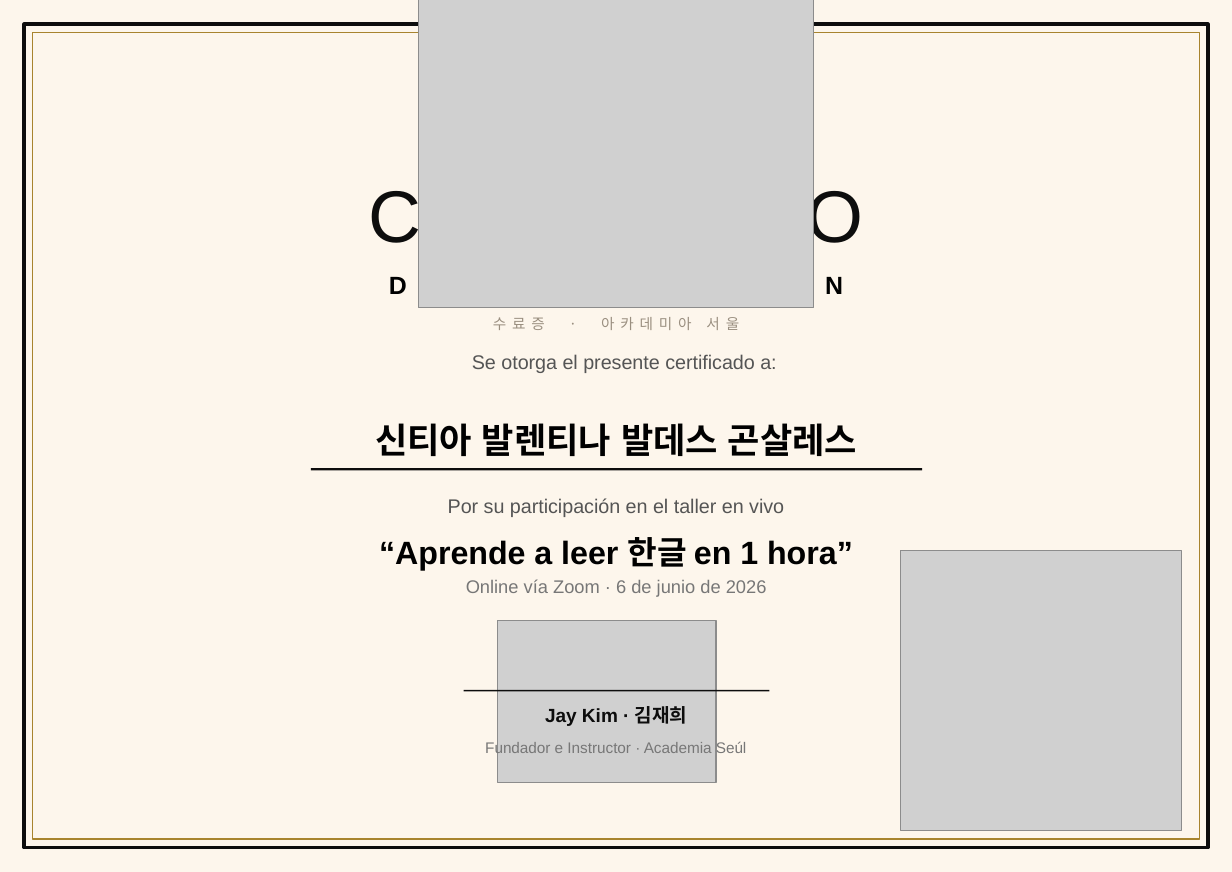
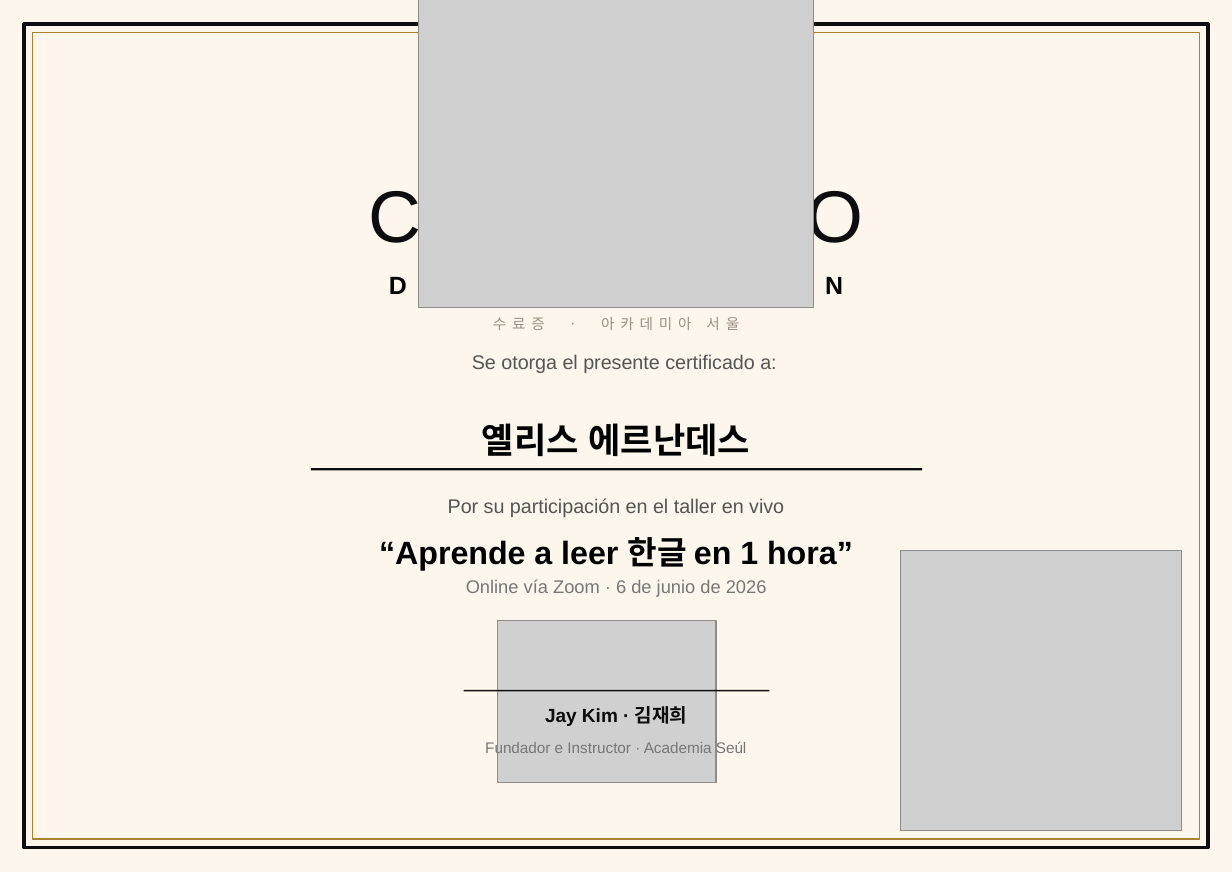
Before and after one commit to academiaseul/ACADEMIASEULWEB, a slide deck: slide 1 of Taller_6Junio/Certificados/Certificado_Taller_Hangul_PROFESIONAL [Autosaved].pptx. Drawn at 1232x872 pixels with LibreOffice and Linux fonts; fonts in the diff are those of the drawing; grey boxes stand for pictures. Boxes give left, top, right and bottom in pixels: in the first picture for what was removed or moved away, otherwise in the second. Text is boxed around its words. In the diff, an @@ line names an element or a change of style, - is before the commit and + after.

```diff
--- a/Taller_6Junio/Certificados/Certificado_Taller_Hangul_PROFESIONAL [Autosaved].pptx
+++ b/Taller_6Junio/Certificados/Certificado_Taller_Hangul_PROFESIONAL [Autosaved].pptx
@@ text at <box>482,423,751,457</box>: text changed @@
-신티아 발렌티나 발데스 곤살레스
+옐리스 에르난데스
```
Also in this commit, not shown: 3 other files.
